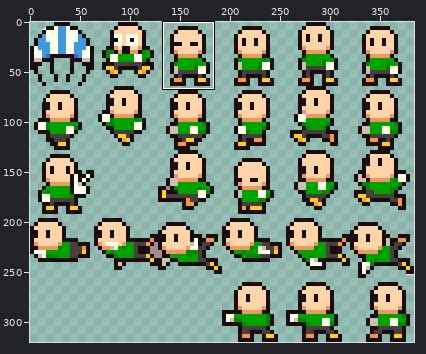
Sprite sheet, stored at hero/Old hero M.png. Above, an overview of the earlier version with the close-up marked.
Close-up. First the earlier version:
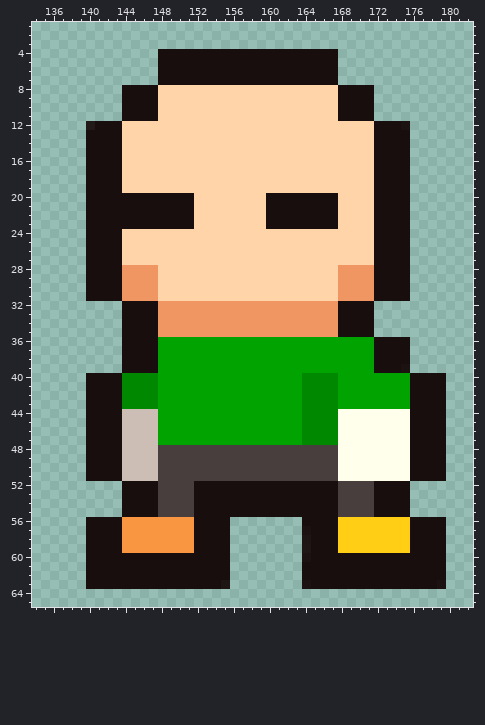
The file is 384x320 pixels. Pixels under 10% opacity are left out. Colours within 5 levels of each other are drawn and written as one. Shown: x 134..182, y 1..65. The commit also changed other parts of the picture, which this record leaves out.
After:
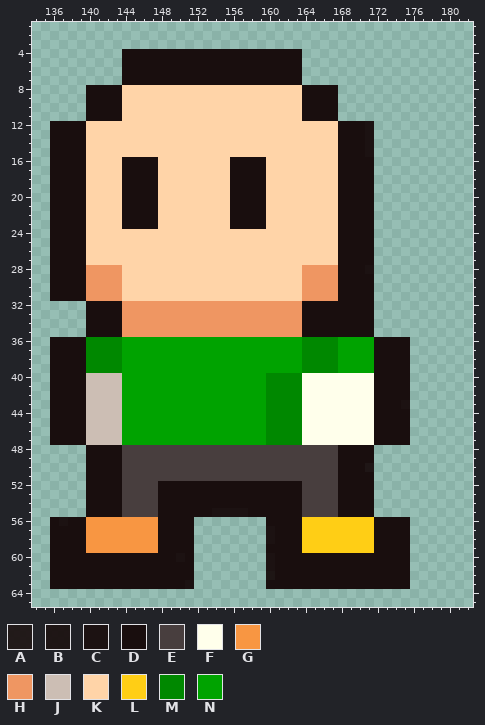
Palette (. is transparent): A #190e0eed  B #190e0ef3  C #190e0ef9  D #190e0e  E #483e3e  F #ffffeb  G #f89642  H #ef9662  J #ccbeb4  K #ffd4a8  L #ffce15  M #008800  N #00a300
Change:
y 4..7: x 144..147 .... -> DDDD; x 164..167 DDDD -> ....
y 8..11: x 140..147 ....DDDD -> DDDDKKKK; x 164..171 KKKKDDDD -> DDDD....
y 12: x 136..143 ....ADDD -> DDDDKKKK; x 168..175 KKKKDDDC -> DDDC....
y 13..15: x 136..143 ....DDDD -> DDDDKKKK; x 168..175 KKKKDDDD -> DDDC....
y 16..19: x 136..147 ....DDDDKKKK -> DDDDKKKKDDDD; x 156..159 KKKK -> DDDD; x 168..175 KKKKDDDD -> DDDD....
y 20..23: x 136..143 ....DDDD -> DDDDKKKK; x 148..151 DDDD -> KKKK; x 156..175 KKKKDDDDDDDDKKKKDDDD -> DDDDKKKKKKKKDDDD....
y 24..27: x 136..143 ....DDDD -> DDDDKKKK; x 168..175 KKKKDDDD -> DDDD....
y 28: x 136..147 ....DDDDHHHH -> DDDDHHHHKKKK; x 164..175 KKKKHHHHDDDD -> HHHHDDDC....
y 29..31: x 136..147 ....DDDDHHHH -> DDDDHHHHKKKK; x 164..175 KKKKHHHHDDDD -> HHHHDDDD....
y 32..35: x 140..147 ....DDDD -> DDDDHHHH; x 164..167 HHHH -> DDDD
y 36..38: x 136..147 ........DDDD -> DDDDMMMMNNNN; x 164..167 NNNN -> MMMM
y 39: x 136..147 ........DDDD -> DDDDMMMMNNNN; x 164..167 NNNN -> MMMM; x 175 C -> D
y 40..42: x 136..147 ....DDDDMMMM -> DDDDJJJJNNNN; x 160..179 NNNNMMMMNNNNNNNNDDDD -> MMMMFFFFFFFFDDDD....
y 43: x 136..147 ....DDDDMMMM -> DDDDJJJJNNNN; x 160..179 NNNNMMMMNNNNNNNNDDDD -> MMMMFFFFFFFFDDDC....
y 44..47: x 136..147 ....DDDDJJJJ -> DDDDJJJJNNNN; x 160..167 NNNNMMMM -> MMMMFFFF; x 172..179 FFFFDDDD -> DDDD....
y 48..49: x 144..147 JJJJ -> EEEE; x 168..179 FFFFFFFFDDDD -> DDDD........
y 50: x 144..147 JJJJ -> EEEE; x 168..179 FFFFFFFFDDDD -> DDDB........
y 51: x 144..147 JJJJ -> EEEE; x 168..179 FFFFFFFFDDDD -> DDDD........
y 52..54: x 140..151 ....DDDDEEEE -> DDDDEEEEDDDD; x 164..175 DDDDEEEEDDDD -> EEEEDDDD....
y 55: x 140..151 ....DDDDEEEE -> DDDDEEEEDDDD; x 154..157 DDDD -> CCCC; x 164..175 DDDDEEEEDDDD -> EEEEDDDD....
y 56: x 136..143 ....DDDD -> DCDDGGGG; x 148..155 GGGGDDDD -> DDDD....; x 160..167 ....DDDD -> DDDDLLLL; x 172..179 LLLLDDDD -> DDDD....
y 57: x 136..143 ....DDDD -> DDDDGGGG; x 148..155 GGGGDDDD -> DDDD....; x 160..167 ....CDDD -> CDDDLLLL; x 172..179 LLLLDDDD -> DDDD....
y 58: x 136..143 ....DDDD -> DDDDGGGG; x 148..155 GGGGDDDD -> DDDD....; x 160..167 ....BDDD -> CDDDLLLL; x 172..179 LLLLDDDD -> DDDD....
y 59: x 136..143 ....DDDD -> DDDDGGGG; x 148..155 GGGGDDDD -> DDDD....; x 160..167 ....BDDD -> DDDDLLLL; x 172..179 LLLLDDDD -> DDDD....
y 60: x 136..139 .... -> DDDD; x 150 D -> C; x 152..155 DDDD -> ....; x 160..164 ....C -> CDDDD; x 176..179 DDDD -> ....
y 61: x 136..139 .... -> DDDD; x 152..155 DDDD -> ....; x 160..163 .... -> CDDD; x 176..179 DDDD -> ....
y 62: x 136..139 .... -> DDDD; x 152..155 DDDD -> ....; x 160..163 .... -> BDDD; x 176..179 DDDD -> ....
y 63: x 136..139 .... -> DDDD; x 151..155 DDDDB -> C....; x 160..164 ....C -> DDDDD; x 176..179 DDDC -> ....
